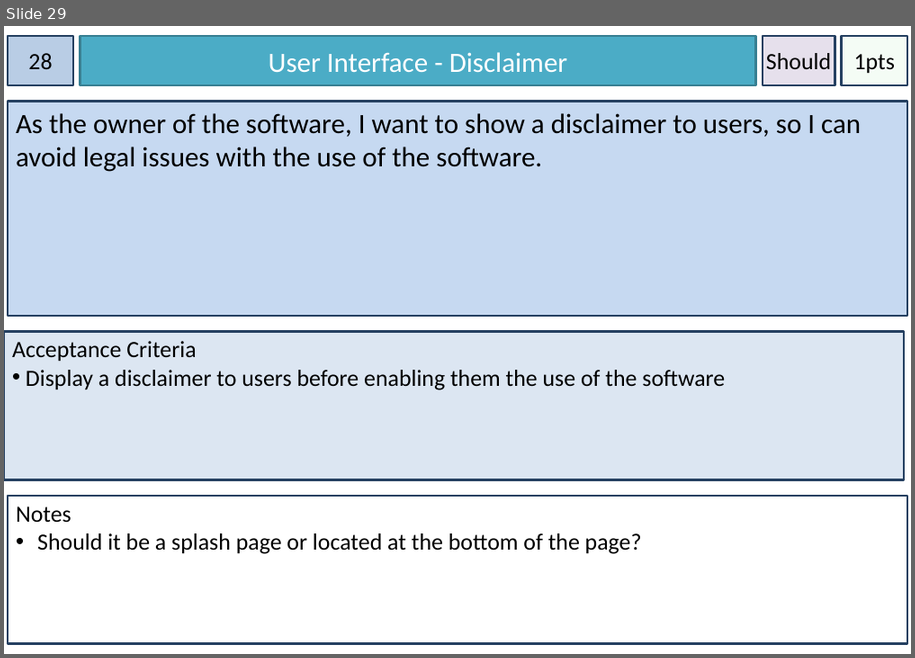
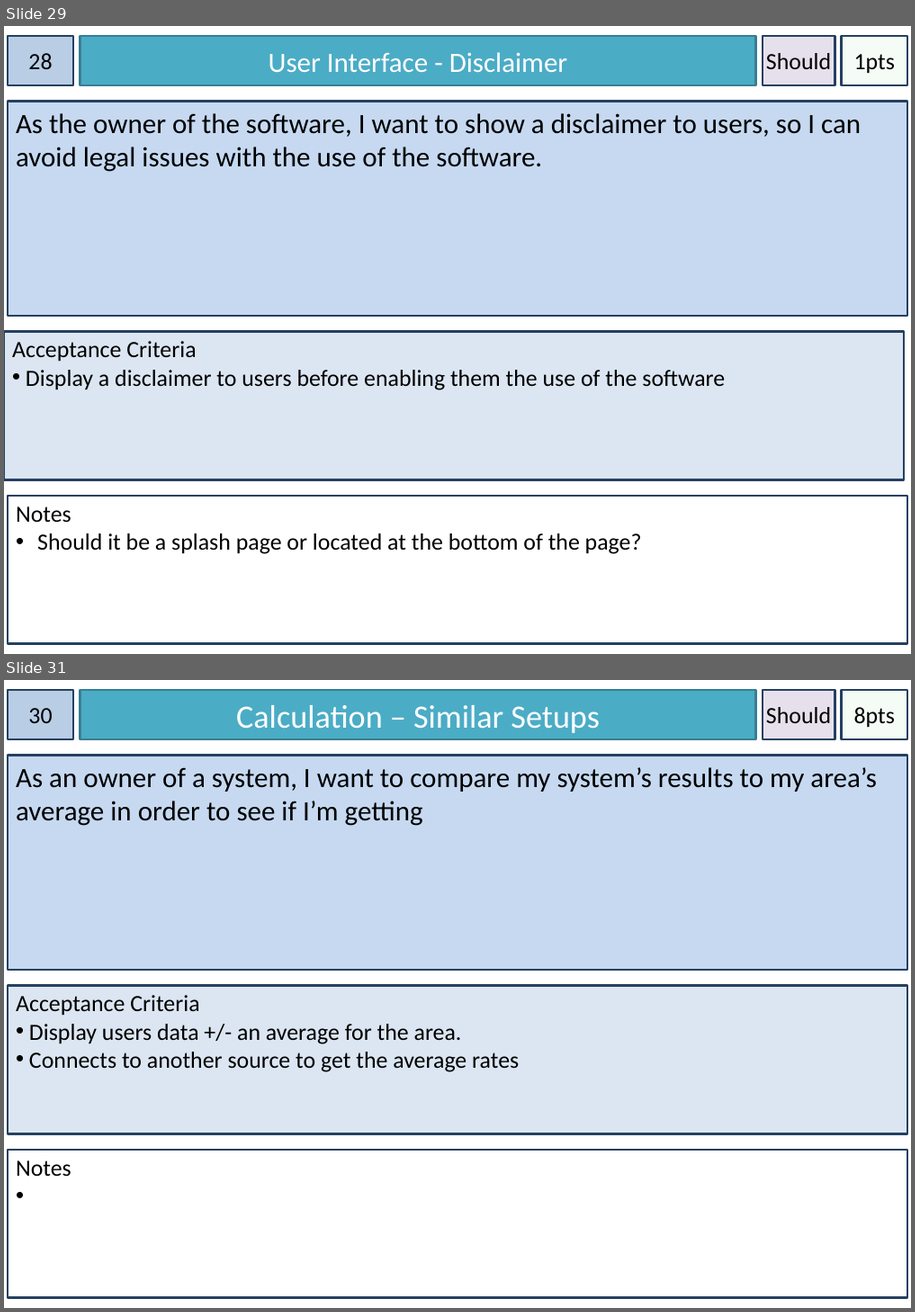
Before and after one commit to blackoutinn372/BlackoutSolarCalculator, a slide deck: com.blackout.solarpanelcalculator/docs/Blackout - Story Cards 2012-09-17.pptx. Shown one above the other, each under a label of ours: slide 29 before the commit, slides 29 and 31 after it; the slides between them are not shown. The pictures are 915x658 and 915x1312 pixels, drawn with LibreOffice and Linux fonts; fonts in the diff are those of the drawing. Boxes give left, top, right and bottom in pixels: in the first picture for what was removed or moved away, otherwise in the second. Text is boxed around its words. In the diff, an @@ line names an element or a change of style, - is before the commit and + after.

```diff
--- a/com.blackout.solarpanelcalculator/docs/Blackout - Story Cards 2012-09-17.pptx
+++ b/com.blackout.solarpanelcalculator/docs/Blackout - Story Cards 2012-09-17.pptx
@@ slide 31 added at [4, 680, 911, 1308], background #FFFFFF @@
@@ rectangle added at [8, 690, 73, 739], fill #B9CDE5, outline #254061 2 pt, 20 pt, text #000000 @@
+30
@@ rectangle added at [80, 690, 756, 739], fill #4BACC6, outline #377F92 2 pt, 28 pt, text #FFFFFF @@
+Calculation – Similar Setups
@@ rectangle added at [763, 690, 836, 739], fill #E6E0EC, outline #254061 2 pt, 20 pt, text #000000 @@
+Should
@@ rectangle added at [842, 690, 908, 739], fill #CCF0CD at 20% opacity, outline #254061 2 pt, 20 pt, text #000000 @@
+8pts
@@ rectangle added at [8, 756, 908, 970], fill #C6D9F1, outline #254061 2 pt, 24 pt, text #000000 @@
+As an owner of a system, I want to compare my system’s results to my area’s average in order to see if I’m getting
@@ rectangle added at [8, 986, 908, 1134], fill #DCE6F2, outline #254061 2 pt, 20 pt, text #000000 @@
+Acceptance Criteria
+• Display users data +/- an average for the area.
+• Connects to another source to get the average rates
@@ rectangle added at [8, 1150, 908, 1298], fill #FFFFFF, outline #254061 2 pt, 20 pt, text #000000 @@
+Notes
```
Also in this commit, not shown: 3 slides changed, 5 other files.
